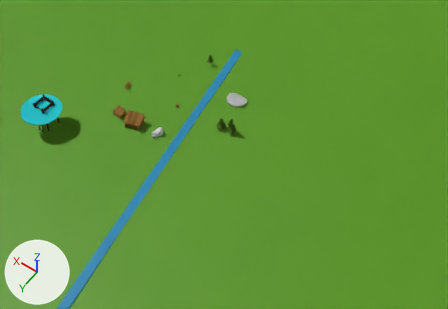
A saved change to the glTF model frontend/public/assets/backgrounds/environment.glb.
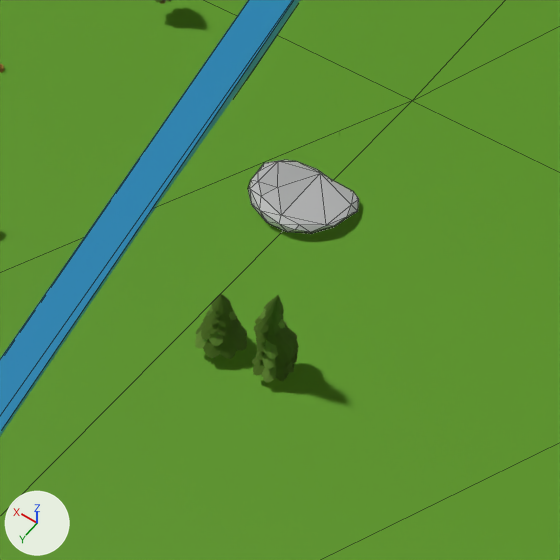
Each version appears first from a 50 mm lens placed at (-47.0, 67.6, 80.7), pointed at (-7.9, 12.8, -5.5), and next in a close-up on the part from 40% to 64% of the width and 20% to 55% of the height. The lights are fixed; the arrows at lower left show +X, +Y and +Z. The first two pictures are the older version. The close-ups show mesh edges as thin lines. Where no turn or scale is listed for an object, it has been applied to the vertices.

Objects in the first close-up: 'MESH_Desert_Rock8', 'MESH_Grassland', 'MESH_River', 'MESH_Tree1', 'MESH_Tree3'.
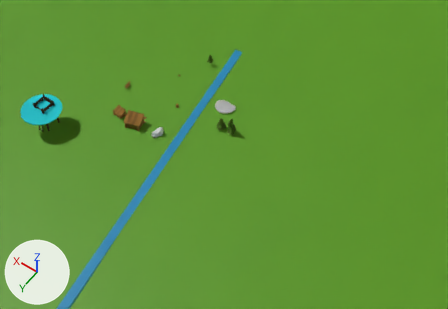
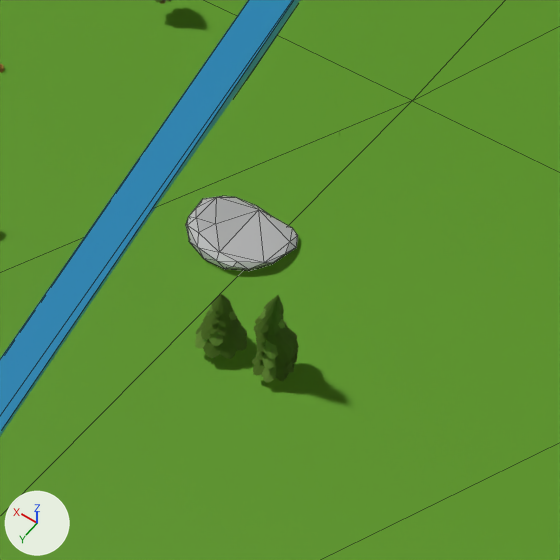
Changed parts and their boxes (x1, y1, x2, y2) in the close-ups (560 x 560 px):
'MESH_Desert_Rock8', moved
    before: (248, 160, 359, 234)
    after: (186, 196, 298, 271)

What the commit changed:
Object 'MESH_Desert_Rock8' (ob_mesh_desert_rock8) moves from (-4.87, 5.09, -0.43) to (-4.15, 7.63, -0.43).
